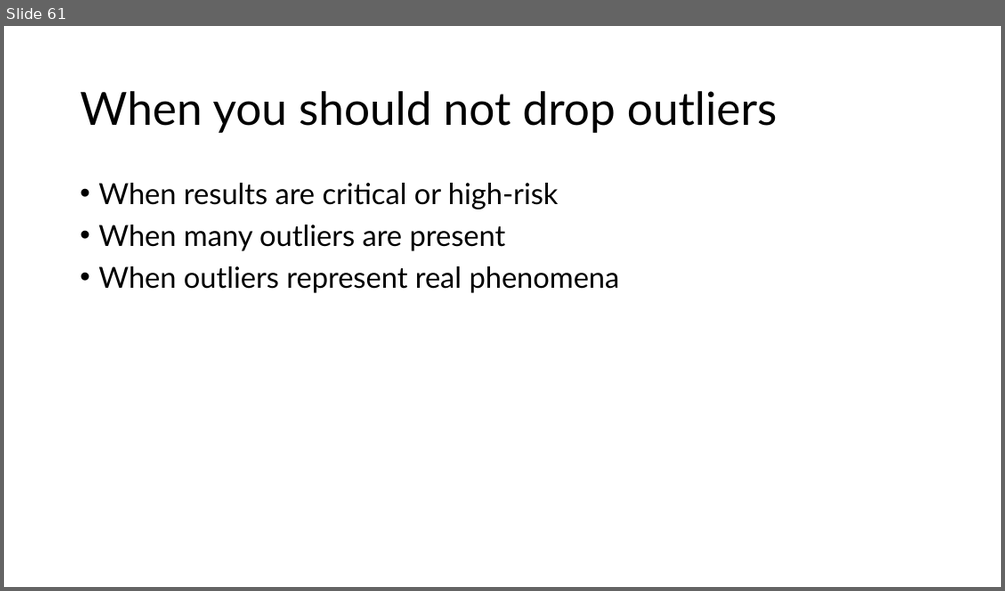
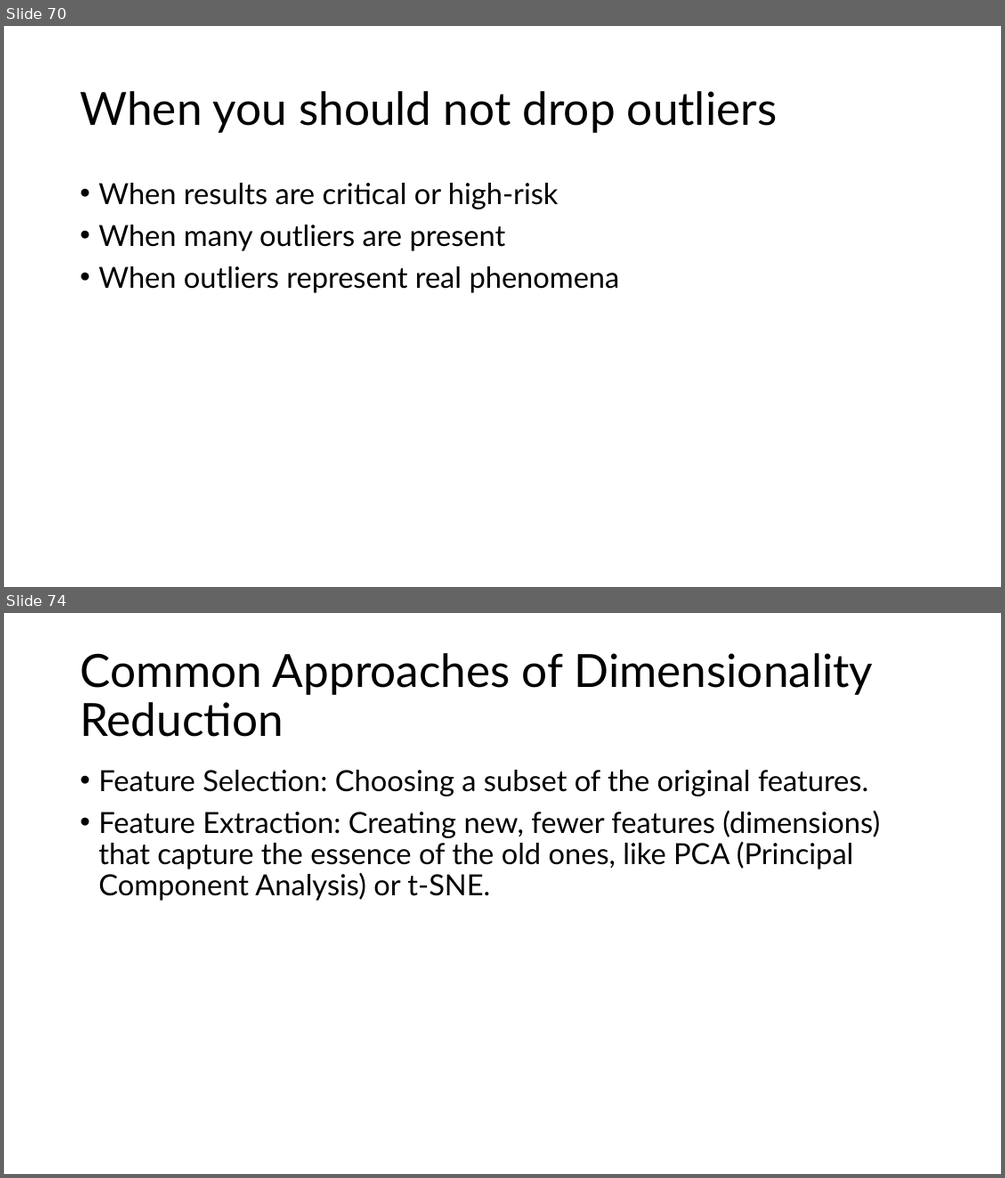
Before and after one commit to sabbirhasaann/ml-lab, a slide deck: NN and ML Lab.pptx. Shown one above the other, each under a label of ours: slide 61 before the commit, slides 70 and 74 after it; the slides between them are not shown. The pictures are 1005x591 and 1005x1178 pixels, drawn with LibreOffice and Linux fonts; fonts in the diff are those of the drawing. Boxes give left, top, right and bottom in pixels: in the first picture for what was removed or moved away, otherwise in the second. Text is boxed around its words. In the diff, an @@ line names an element or a change of style, - is before the commit and + after.

```diff
--- a/NN and ML Lab.pptx
+++ b/NN and ML Lab.pptx
@@ slide 74 added at [4, 613, 1001, 1174], background #FFFFFF @@
@@ title added at [80, 653, 874, 737], 44 pt, text #000000 @@
+Common Approaches of Dimensionality Reduction
@@ text added at [98, 770, 880, 900], 28 pt, text #000000 @@
+• Feature Selection: Choosing a subset of the original features.
+• Feature Extraction: Creating new, fewer features (dimensions) that capture the essence of the old ones, like PCA (Principal Component Analysis) or t-SNE.
@@ what was slide 61 is now slide 70 @@
```
Also in this commit, not shown: 1 slide changed, 23 other slides added, 1 other file.
